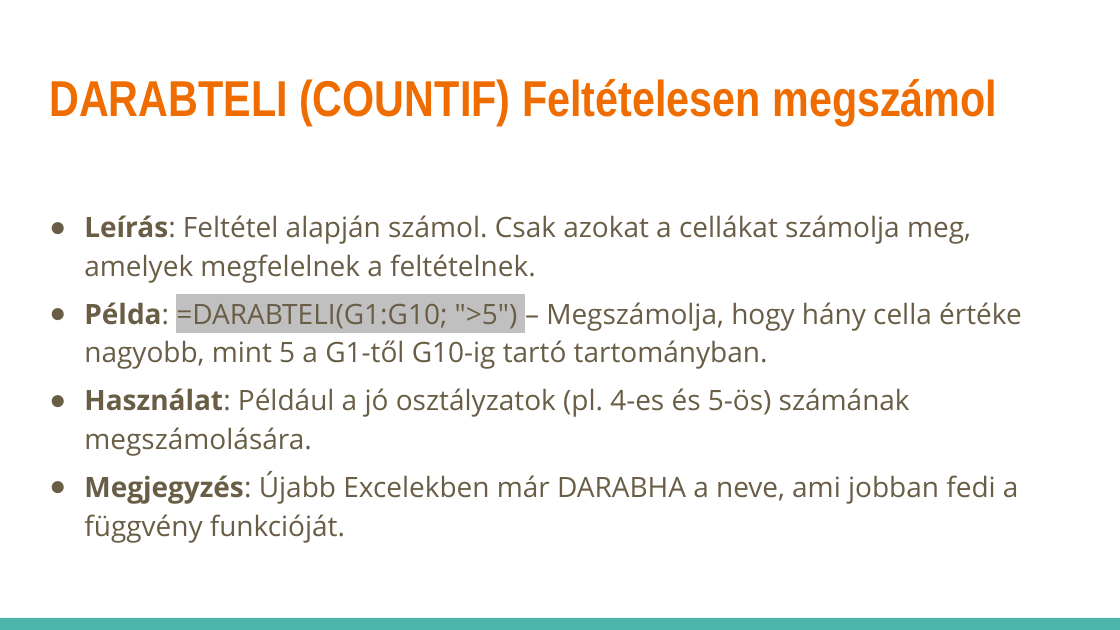
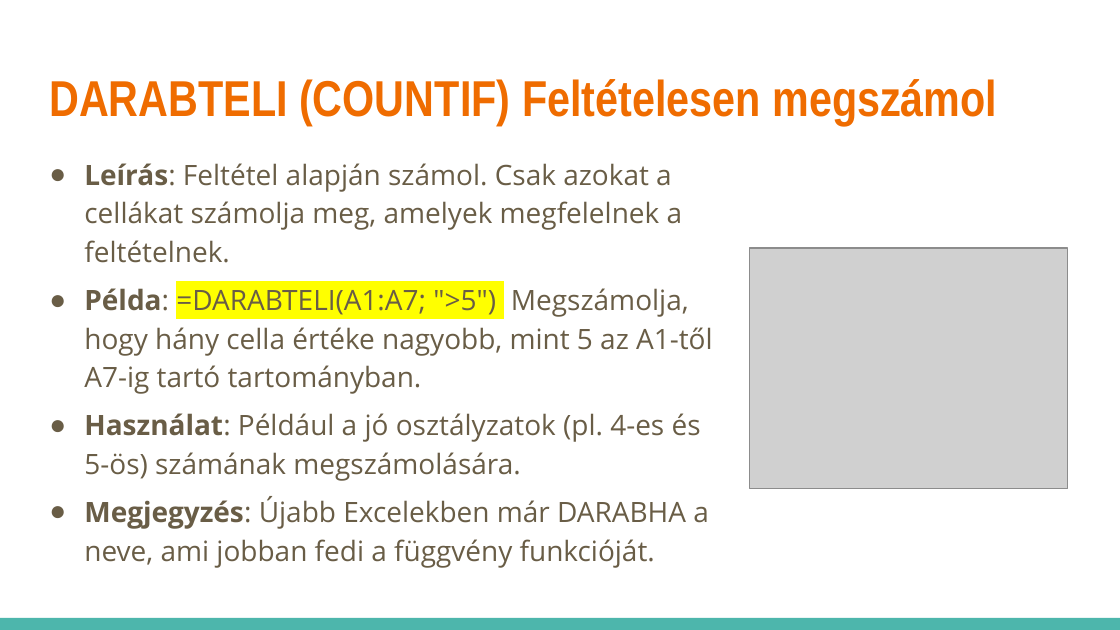
Before and after one commit to pisti72/infoka, a slide deck: slide 24 of excel/Táblázatkezelés.pptx (slide 22 before the commit). Drawn at 1120x630 pixels with LibreOffice and Linux fonts; fonts in the diff are those of the drawing; grey boxes stand for pictures. Boxes give left, top, right and bottom in pixels: in the first picture for what was removed or moved away, otherwise in the second. Text is boxed around its words. In the diff, an @@ line names an element or a change of style, - is before the commit and + after.

```diff
--- a/excel/Táblázatkezelés.pptx
+++ b/excel/Táblázatkezelés.pptx
@@ text "Leírás: Feltétel alapján számol. Csak ...": place and size @@
-text "Leírás: Feltétel alapján számol. Csak ..." at bbox=[84, 215, 1022, 543]
+text "Leírás: Feltétel alapján számol. Csak ..." at bbox=[84, 163, 712, 568]
@@ picture added at bbox=[749, 248, 1067, 488] @@
@@ text at bbox=[84, 288, 712, 394]: text changed @@
-● Példa: =DARABTELI(G1:G10; ">5") – Megszámolja, hogy hány cella értéke nagyobb, mint 5 a G1-től G10-ig tartó tartományban.
+● Példa: =DARABTELI(A1:A7; ">5") Megszámolja, hogy hány cella értéke nagyobb, mint 5 az A1-től A7-ig tartó tartományban.
```
Also in this commit, not shown: 14 other slides changed, 4 slides added, 1 slide removed.
